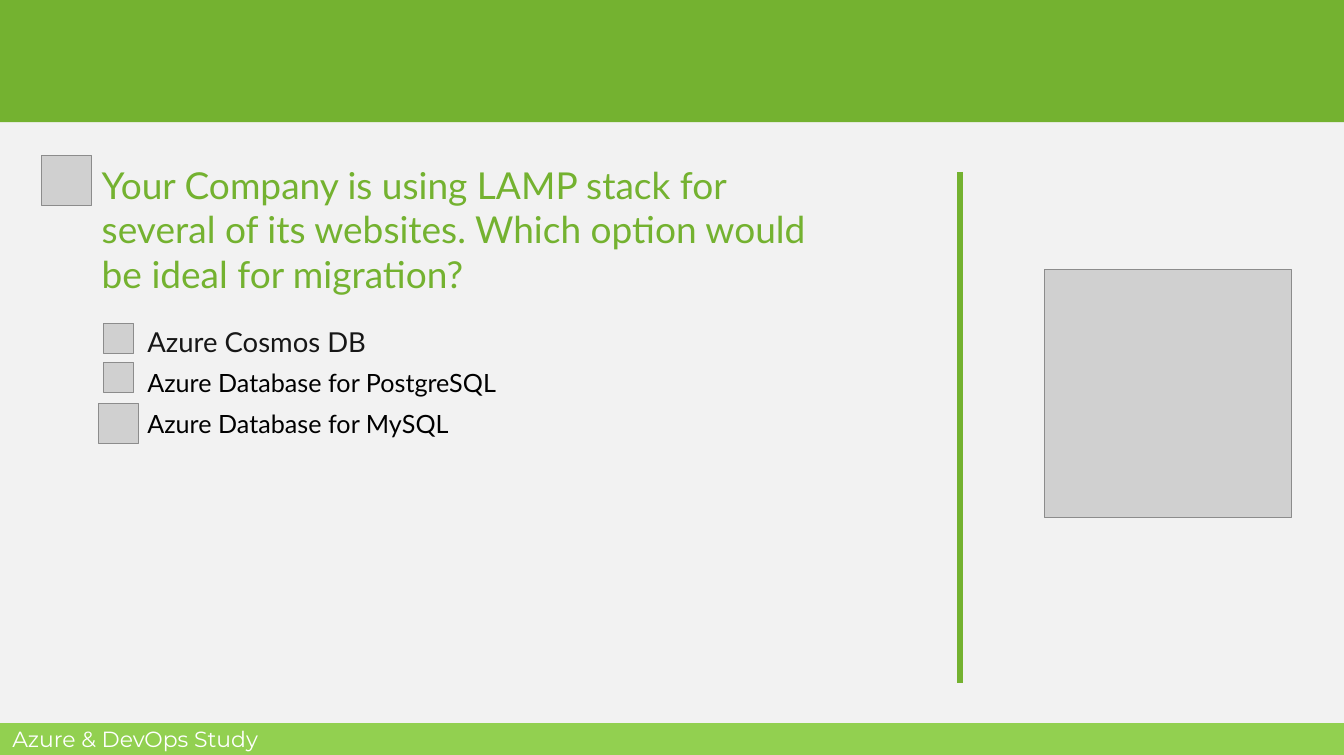
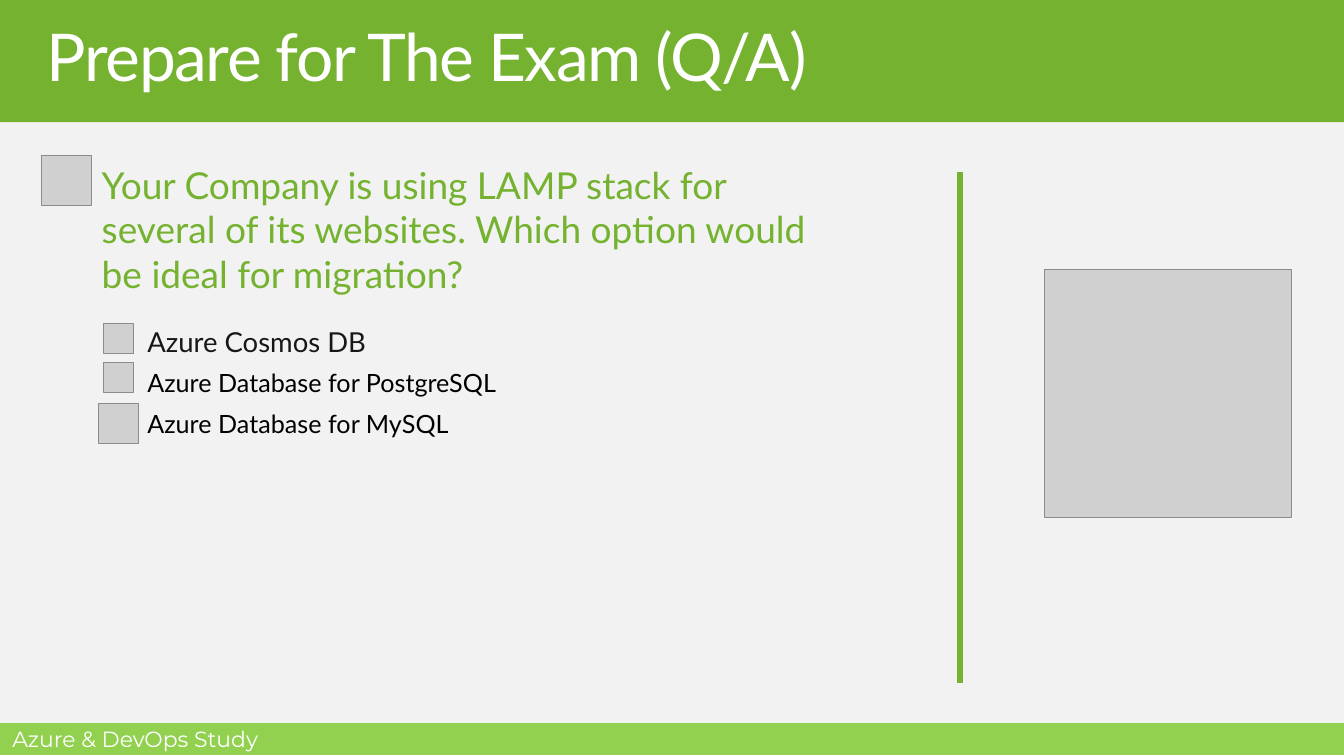
Before and after one commit to MohamedRadwan-DevOps/Azure-DevOps-Study-Group, a slide deck: slide 16 of AZ-900/Module-1/M1-L8-Overview of Azure Database and Analytics Services.pptx (slide 21 before the commit). Drawn at 1344x755 pixels with LibreOffice and Linux fonts; fonts in the diff are those of the drawing; grey boxes stand for pictures; background and template pictures are left out. Boxes give left, top, right and bottom in pixels: in the first picture for what was removed or moved away, otherwise in the second. Text is boxed around its words. In the diff, an @@ line names an element or a change of style, - is before the commit and + after.

```diff
--- a/AZ-900/Module-1/M1-L8-Overview of Azure Database and Analytics Services.pptx
+++ b/AZ-900/Module-1/M1-L8-Overview of Azure Database and Analytics Services.pptx
@@ text added at bbox=[47, 30, 807, 93], 47.9 pt, text #FFFFFF @@
+Prepare for The Exam (Q/A)
```
Also in this commit, not shown: 2 other slides changed, 2 slides added, 6 slides removed.
